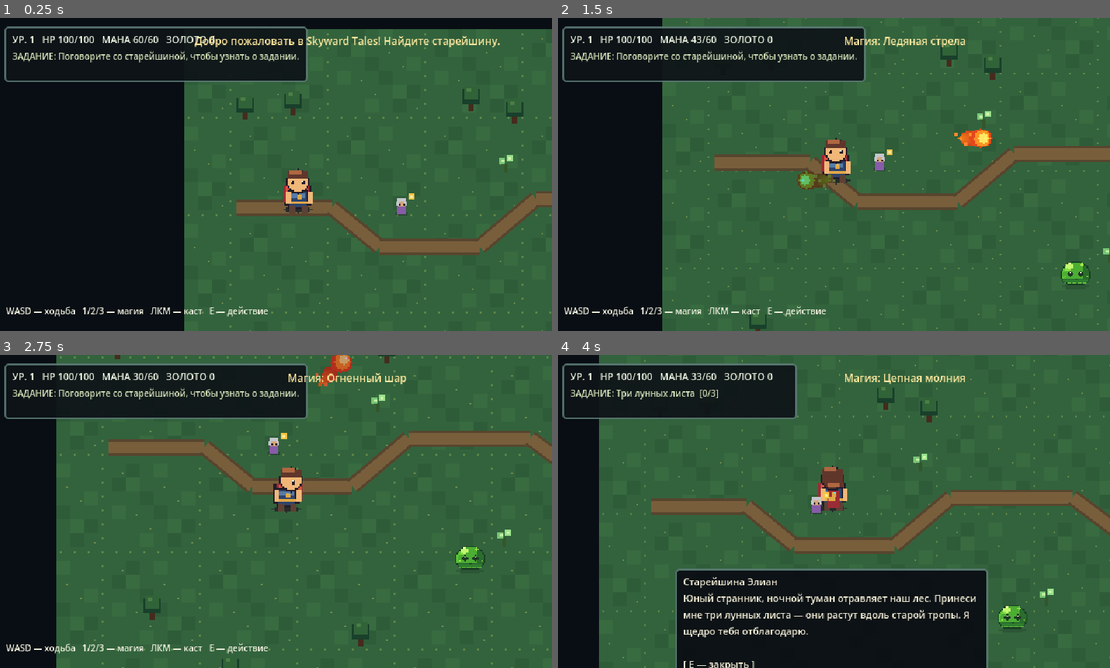
Above: before the commit, frames 1-4 (two rows, left to right).
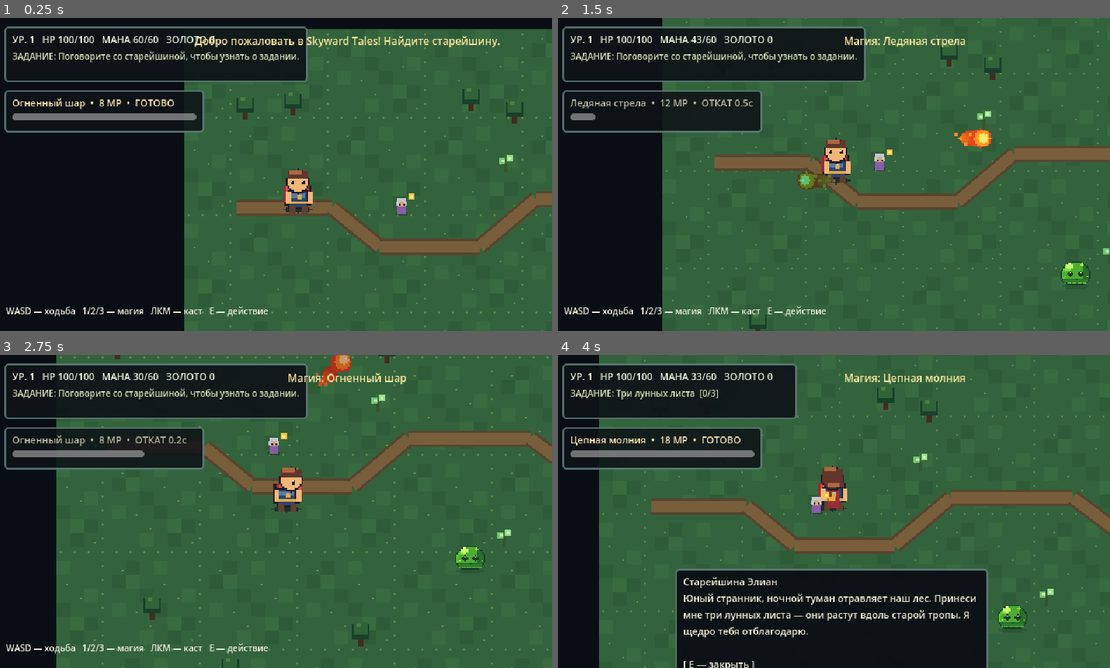
Above: after the commit, the same moments.

Repository: DoctorStrangeSH/Skyward-Tales
Game: Godot game, scene res://scenes/main.tscn
Same seed, same stepped clock (60 frames per second), same inputs: the game is played once before the commit and once after it.
Inputs (mouse positions are in pixels of both pictures, inside the frame that each line leads up to):
- Up to frame 1 (0.25 s): no input
- Up to frame 2 (1.5 s): tap Enter at 0.5 s; move the mouse to (955, 158) at 0.52 s; hold D (move_right) 0.53-1.28 s; tap 1 at 0.6 s; click (955, 158) at 0.67 s; tap 2 at 0.8, 1.35 s; move the mouse to (718, 190) at 1.27 s; hold S (move_down) from 1.28 s (still down); click (718, 190) at 1.42 s
- Up to frame 3 (2.75 s): tap 3 at 1.55, 2.1 s; move the mouse to (331, 442) at 2.02 s; release S (move_down) at 2.03 s; hold D (move_right) from 2.03 s (still down); click (331, 442) at 2.17 s; tap 1 at 2.3 s
- Up to frame 4 (4 s): move the mouse to (806, 574) at 2.77 s; release D (move_right) at 2.78 s; hold W (move_up) 2.78-3.53 s; click (806, 574) at 2.85 s; tap 2 at 3.05 s; move the mouse to (999, 558) at 3.52 s; hold A (move_left) from 3.53 s (still down); hold E (interact) from 3.53 s (still down); click (999, 558) at 3.67 s; tap 3 at 3.8 s

The runs differ from the first frame. In frame 1, 1.9% of the frame differs, in the area x 0-38%, y 23-37%; in frame 2, 2.9%; in frame 3, 4.0%; in frame 4, 4.3%.

Commit message:
feat: display selected magic, mana cost and cooldown in combat HUD

Diff:
--- a/scripts/hud.gd
+++ b/scripts/hud.gd
@@ -7,6 +7,8 @@
 var prompt_label: Label
 var dialogue_panel: PanelContainer
 var dialogue_label: Label
+var spell_label: Label
+var spell_cooldown_bar: ProgressBar
 var message_time: float = 0.0
 var dialogue_visible: bool = false
 
@@ -30,6 +32,26 @@
 	status_box.add_child(status_label)
 	quest_label = _make_label("ЗАДАНИЕ: Поговорите со старейшиной", 10, Color(0.83, 0.88, 0.72))
 	status_box.add_child(quest_label)
+
+	# Compact battle information, without introducing mouse-blocking controls.
+	var spell_panel := PanelContainer.new()
+	spell_panel.position = Vector2(10, 83)
+	spell_panel.custom_minimum_size = Vector2(230, 49)
+	spell_panel.mouse_filter = Control.MOUSE_FILTER_IGNORE
+	spell_panel.add_theme_stylebox_override("panel", _panel_style(Color(0.055, 0.075, 0.09, 0.88)))
+	root.add_child(spell_panel)
+	var spell_box := VBoxContainer.new()
+	spell_box.mouse_filter = Control.MOUSE_FILTER_IGNORE
+	spell_panel.add_child(spell_box)
+	spell_label = _make_label("1 🔥 ОГНЕННЫЙ ШАР", 11, Color(0.98, 0.89, 0.70))
+	spell_box.add_child(spell_label)
+	spell_cooldown_bar = ProgressBar.new()
+	spell_cooldown_bar.custom_minimum_size = Vector2(210, 8)
+	spell_cooldown_bar.max_value = 1.0
+	spell_cooldown_bar.value = 1.0
+	spell_cooldown_bar.show_percentage = false
+	spell_cooldown_bar.mouse_filter = Control.MOUSE_FILTER_IGNORE
+	spell_box.add_child(spell_cooldown_bar)
 
 	message_label = _make_label("", 12, Color(1.0, 0.91, 0.62))
 	message_label.position = Vector2(180, 18)
@@ -75,6 +97,18 @@
 	]
 	quest_label.text = "ЗАДАНИЕ: " + quests.get_active_summary()
 
+func update_spell(spell_name: String, mana_cost: int, current_mana: int, remaining: float, total: float) -> void:
+	if spell_label == null or spell_cooldown_bar == null:
+		return
+	var ready: bool = remaining <= 0.001
+	var enough_mana: bool = current_mana >= mana_cost
+	var state: String = "ГОТОВО" if ready else ("ОТКАТ %.1fс" % remaining)
+	if not enough_mana:
+		state = "НЕТ МАНЫ"
+	spell_label.text = "%s  •  %d MP  •  %s" % [spell_name, mana_cost, state]
+	spell_label.modulate = Color.WHITE if ready and enough_mana else Color(0.73, 0.8, 0.88)
+	spell_cooldown_bar.value = 1.0 if total <= 0.0 else clampf(1.0 - remaining / total, 0.0, 1.0)
+
 func show_message(message: String, duration: float = 3.0) -> void:
 	message_label.text = message
 	message_time = duration
--- a/scripts/main.gd
+++ b/scripts/main.gd
@@ -14,6 +14,7 @@
 var spell_definitions: Dictionary = {}
 var cast_cooldown_remaining: float = 0.0
 var selected_spell_id: String = "fireball"
+var cast_cooldown_total: float = 0.0
 
 func _ready() -> void:
 	_load_spell_definitions()
@@ -51,6 +52,7 @@
 	cast_cooldown_remaining = maxf(0.0, cast_cooldown_remaining - delta)
 	if player == null or hud == null:
 		return
+	_update_spell_hud()
 	nearby_interactable = _find_nearest_interactable()
 	if hud.dialogue_visible:
 		hud.set_prompt("")
@@ -158,12 +160,17 @@
 func _on_level_up(new_level: int) -> void:
 	hud.show_message("НОВЫЙ УРОВЕНЬ: %d! Здоровье и мана восстановлены." % new_level, 3.0)
 
+func _update_spell_hud() -> void:
+	var spell: Dictionary = spell_definitions.get(selected_spell_id, {})
+	hud.update_spell(str(spell.get("name", selected_spell_id)), int(spell.get("mana_cost", 0)), player.mana, cast_cooldown_remaining, cast_cooldown_total)
+
 func select_spell(spell_id: String) -> void:
 	if not spell_definitions.has(spell_id):
 		return
 	selected_spell_id = spell_id
 	var data: Dictionary = spell_definitions[spell_id]
 	hud.show_message("Магия: " + str(data.get("name", spell_id)), 1.5)
+	_update_spell_hud()
 
 func _cast_spell() -> void:
 	if cast_cooldown_remaining > 0.0:
@@ -189,7 +196,9 @@
 	bolt.chain_damage_factor = float(spell.get("chain_damage_factor", 0.65))
 	add_child(bolt)
 	bolt.global_position = player.global_position + direction * 12.0
-	cast_cooldown_remaining = float(spell.get("cooldown", 0.25))
+	cast_cooldown_total = float(spell.get("cooldown", 0.25))
+	cast_cooldown_remaining = cast_cooldown_total
+	_update_spell_hud()
 
 func _refresh_hud() -> void:
 	if hud != null and player != null and quests != null:
Not shown, changed: docs/AI_HANDOFF.md
Not shown, changed: docs/ROADMAP.md
